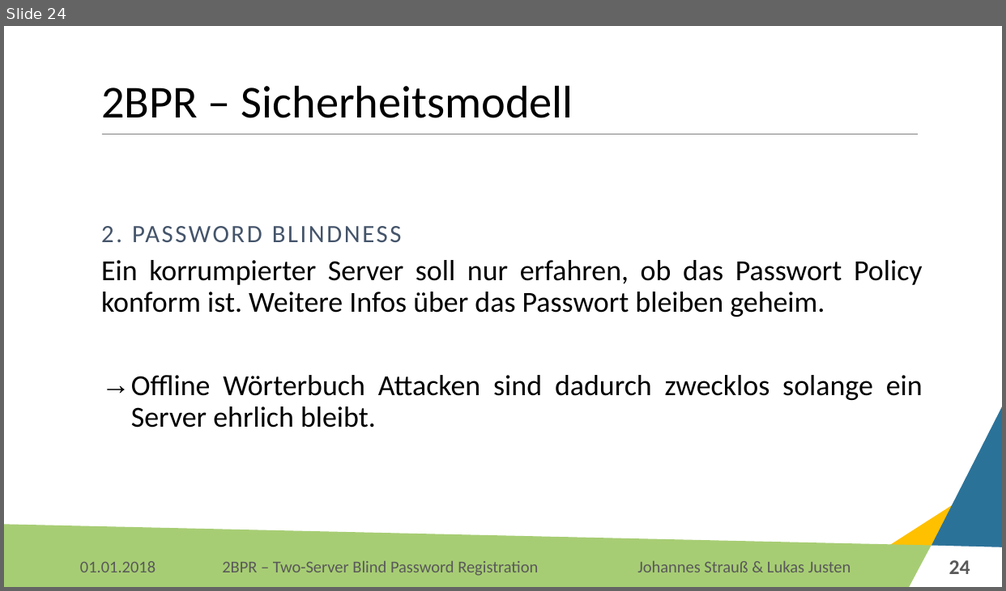
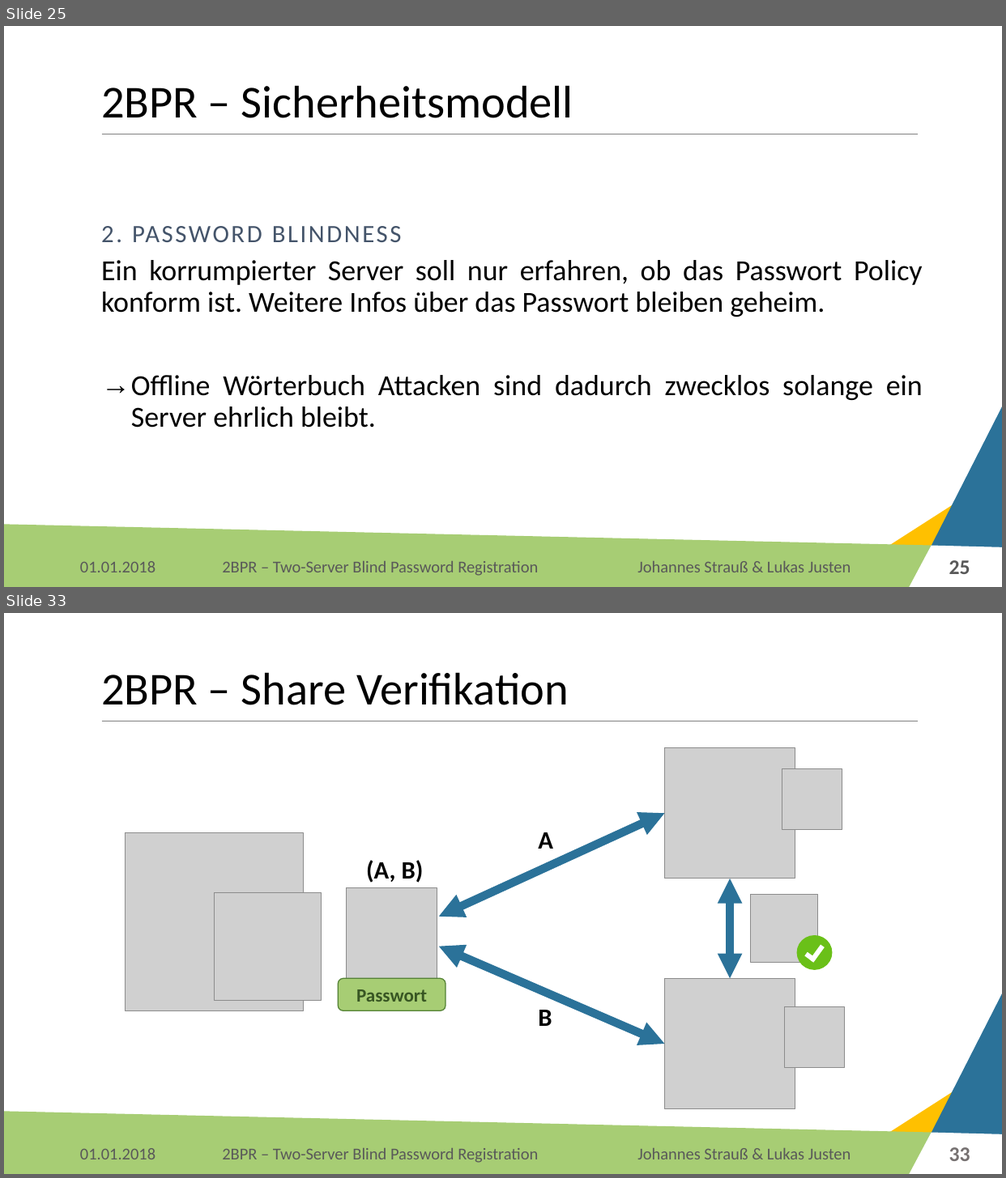
Before and after one commit to Lukas-Justen/IT-Security-2BPR, a slide deck: 2BPR.pptx. Shown one above the other, each under a label of ours: slide 24 before the commit, slides 25 and 33 after it; the slides between them are not shown. The pictures are 1006x591 and 1006x1178 pixels, drawn with LibreOffice and Linux fonts; fonts in the diff are those of the drawing; grey boxes stand for pictures; background and template pictures are left out. Boxes give left, top, right and bottom in pixels: in the first picture for what was removed or moved away, otherwise in the second. Text is boxed around its words. In the diff, an @@ line names an element or a change of style, - is before the commit and + after.

```diff
--- a/2BPR.pptx
+++ b/2BPR.pptx
@@ slide 33 added at (4, 613, 1002, 1174), background #FFFFFF; not listed: 6 template elements that a slide beside it also shows @@
@@ title added at (101, 672, 569, 705), 44 pt, text #000000 @@
+2BPR – Share Verifikation
@@ group added at (126, 747, 845, 1110): 8 pictures, 3 texts, 3 double arrows, 2 rectangles, 1 rounded rectangle, 1 ellipse @@
+Passwort
+(A, B)
+B
+A
@@ text added at (80, 1148, 155, 1160), 16 pt, text #595959 @@
+01.01.2018
@@ text added at (637, 1148, 851, 1160), 16 pt, text #595959 @@
+Johannes Strauß & Lukas Justen
@@ page number added at (949, 1148, 970, 1161), 20 pt, text #767171, bold @@
+33
@@ what was slide 24 is now slide 25 @@
@@ page number at (949, 561, 970, 574): text changed @@
-24
+25
```
Also in this commit, not shown: 6 slides changed, 8 other slides added.
